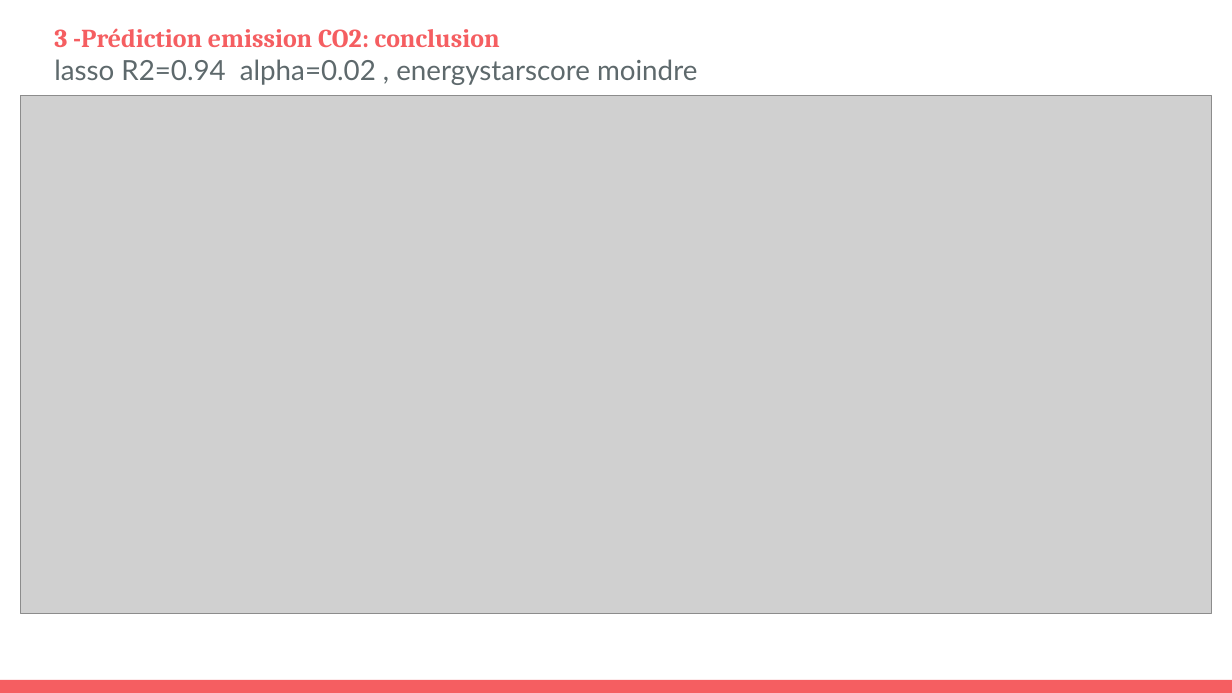
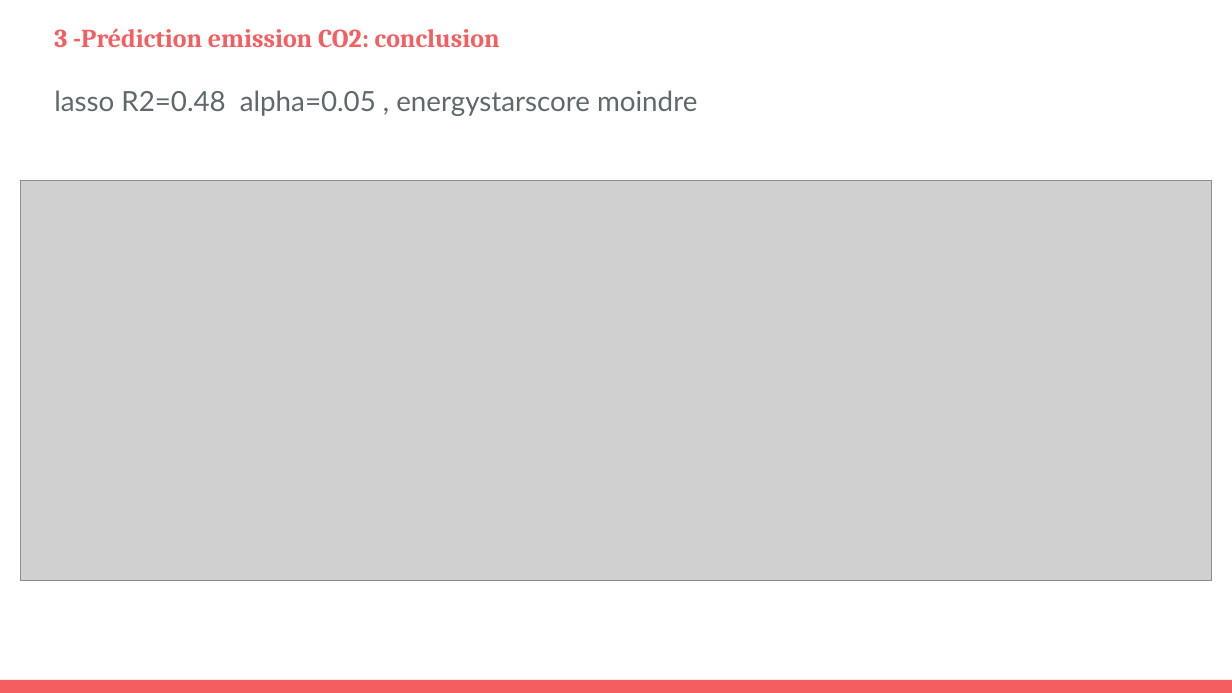
Before and after one commit to hoochycoochie/p4ml, a slide deck: slide 14 of DIOP_Amadou_4_presentation_082022.pptx. Drawn at 1232x693 pixels with LibreOffice and Linux fonts; fonts in the diff are those of the drawing; grey boxes stand for pictures. Boxes give left, top, right and bottom in pixels: in the first picture for what was removed or moved away, otherwise in the second. Text is boxed around its words. In the diff, an @@ line names an element or a change of style, - is before the commit and + after.

```diff
--- a/DIOP_Amadou_4_presentation_082022.pptx
+++ b/DIOP_Amadou_4_presentation_082022.pptx
@@ title at (x1=54, y1=90, x2=697, y2=116): text changed @@
-lasso R2=0.94 alpha=0.02 , energystarscore moindre
+lasso R2=0.48 alpha=0.05 , energystarscore moindre
@@ picture resized from (x1=21, y1=95, x2=1212, y2=612) to (x1=21, y1=181, x2=1212, y2=582) @@
```
Also in this commit, not shown: 6 other slides changed, 1 slide added, 7 slides removed, 3 other files.
